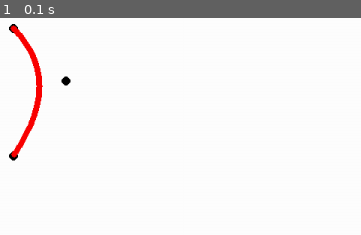
Above: before the commit, frame 1.
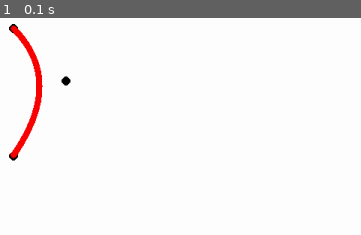
Above: after the commit, the same moment.

Repository: AuslinD/BezierCurves
Game: pygame game, started from RunPyGame.py
Same seed, same stepped clock (60 frames per second), same inputs: the game is played once before the commit and once after it.
Inputs:
- Up to frame 1 (0.1 s): no input
The pictures show only the part of the screen within x 0-50%, y 0-50%; the shares and areas given below are measured in that part.

The runs differ from the first frame. In frame 1, 0.2% of the frame differs, in the area x 2-12%, y 4-65%.

Commit message:
comments and readme

Diff:
--- a/RunPyGame.py
+++ b/RunPyGame.py
@@ -8,9 +8,14 @@
 pygame.init()
 screen = pygame.display.set_mode((1200, 600))
 
-global point_count, points
+
+
+global point_count, points, radius, slider_pos
+slider_pos = (20, 20)
 point_count = 0
 points = []
+radius = 6
+
 
 add_button = pygame.Surface((20, 20))
 add_button.fill((0, 255, 0))
@@ -19,13 +24,14 @@
 sub_button.fill((255, 0, 0))
 
 
-
 def main():
-    global point_count, points
+    global point_count, points, radius, slider_pos
     point_count = 3
     points = [(30, 30), (100, 100), (30, 200)]
     point_selected = -1
     run = True
+
+    #pygame loop
     while run:
         mouse_pos = pygame.mouse.get_pos()
 
@@ -34,12 +40,17 @@
                 run = False
 
             elif event.type == pygame.MOUSEBUTTONDOWN:
+                #check if clicking on a draggable point, if so, start dragging that point
                 for i in range(len(points)):
                     if within(pygame.mouse.get_pos(), points[i]) and point_selected == -1:
                         point_selected = i
                         #print("selecting " + str(point_selected))
                     if point_selected >= 0:
                         points[point_selected] = mouse_pos
+                #Work in progress slider
+                if within(mouse_pos, slider_pos):
+                    pass
+            #checks if one of the interactable buttons were clicked.
             elif event.type == pygame.MOUSEBUTTONUP:
                 point_selected = -1;
                 if add_button.get_rect().collidepoint((mouse_pos[0] - 20, mouse_pos[1] - 500)):
@@ -58,32 +69,24 @@
 
 
 
-
-
-
-        #if point_count != len(points):
-            #update_points()
-
-
-        #p0 = 30,30
-
-        #points[1] = pygame.mouse.get_pos()
-        #p2 = 30,190
-
-        screen.fill((255, 255, 255))
-        #pygame.draw.circle(screen, (0), )
+        #check if need to add or subtract points from the screen
         if point_count != len(points):
             update_points()
 
+        #drawing objects
+        screen.fill((255, 255, 255))
         screen.blit(add_button, (20, 500))
         screen.blit(sub_button, (20, 535))
 
         for p in points:
-            pygame.draw.circle(screen, (0), p, 6)
-        for t in np.arange(0, 1, 0.01):
+            pygame.draw.circle(screen, (0), p, radius)
+
+        # determines the amount of 'in between points' to make the illusion of a line.
+        for t in np.arange(0, 1, 0.001):
             px = 0
             py = 0
 
+            # calculates the position the point should be on according to the Bezier curve formula
             for i in range(len(points)):
                 t_coeff = i
                 binomial_coeff = math.comb(len(points) - 1, i)
@@ -97,7 +100,7 @@
         pygame.display.update()
     print(run)
 
-
+# adds or subtracts points if needed
 def update_points():
     global point_count, points
     print(point_count)
@@ -115,8 +118,9 @@
         points.remove(len(points) - 1)
    """
 
+#check if mousePos is within a certain radius
 def within(mousePos, circlePos):
-    radius = 6
+    global radius
     distance = (int(mousePos[0]) - int(circlePos[0])) ** 2 + (int(mousePos[1]) - int(circlePos[1])) ** 2
     distance = math.sqrt(distance)
     #print(distance < radius)
Not shown, changed: README.md
